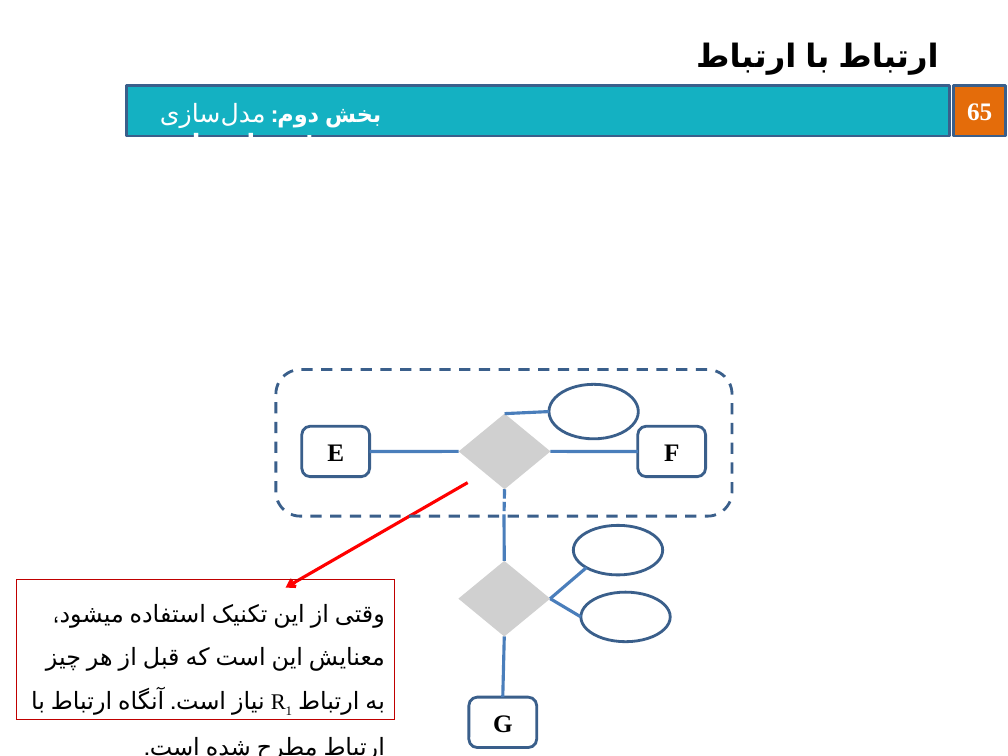
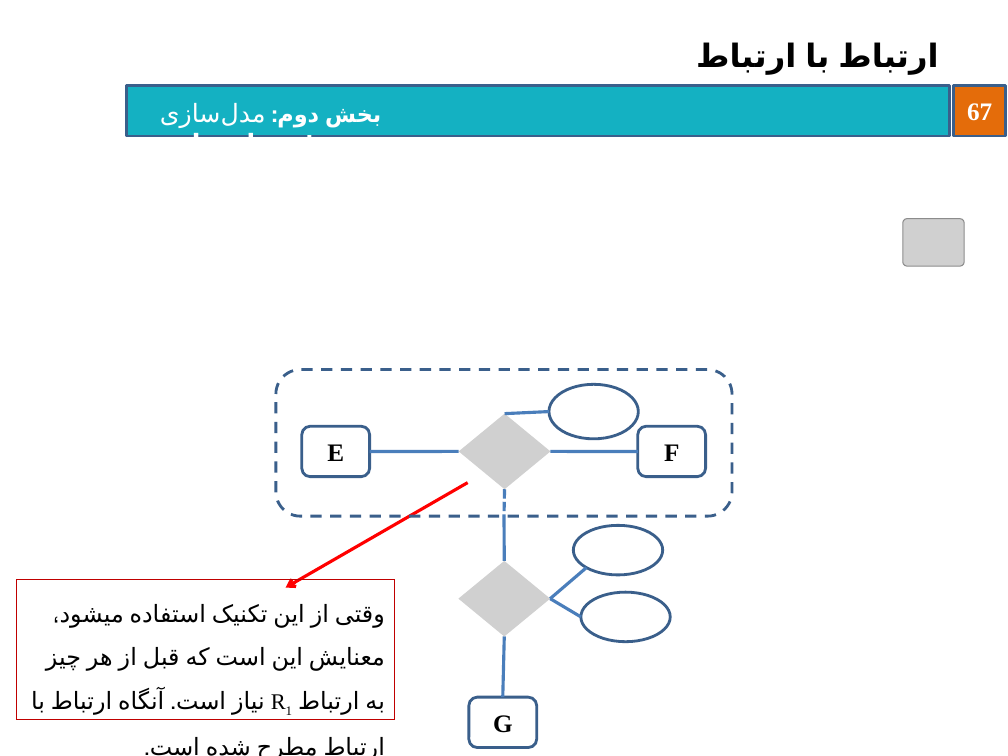
Before and after one commit to behnamhatami/DB-Slides, a slide deck: slide 67 of 2-DB-DataModeling.pptx (slide 65 before the commit). Drawn at 1008x756 pixels with LibreOffice and Linux fonts; fonts in the diff are those of the drawing; grey boxes stand for pictures; background and template pictures are left out. Boxes give left, top, right and bottom in pixels: in the first picture for what was removed or moved away, otherwise in the second. Text is boxed around its words. In the diff, an @@ line names an element or a change of style, - is before the commit and + after.

```diff
--- a/2-DB-DataModeling.pptx
+++ b/2-DB-DataModeling.pptx
@@ page number at bbox=[967, 103, 992, 121]: text changed @@
-65
+67
@@ picture added at bbox=[903, 219, 965, 266] @@
```
Also in this commit, not shown: 15 other slides changed, 2 slides added.
